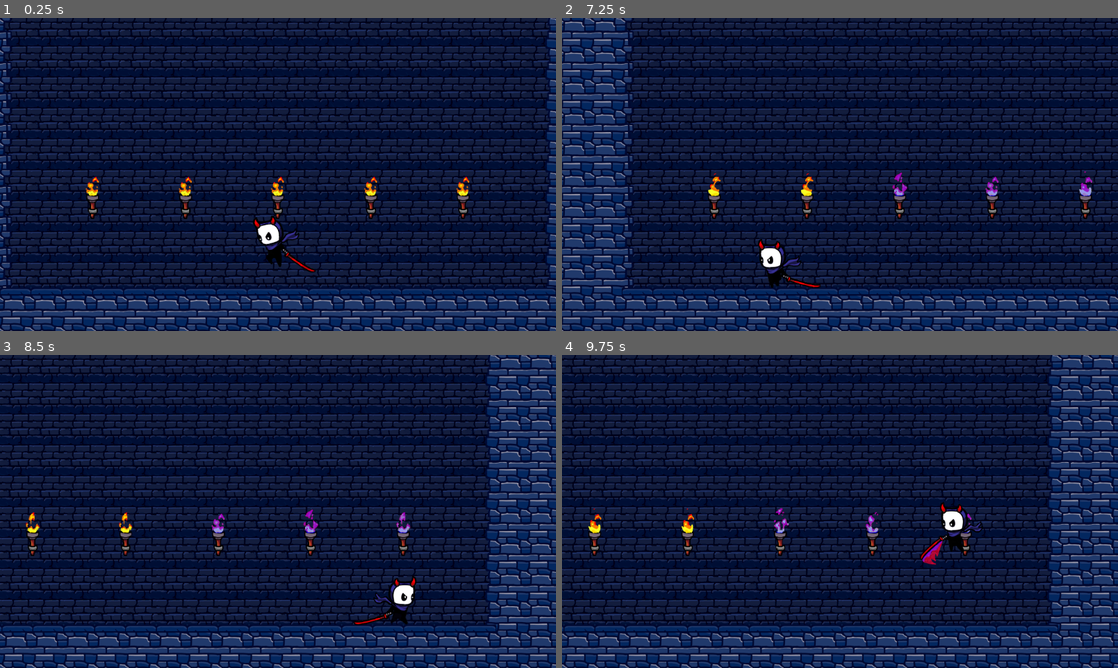
Above: before the commit, frames 1-4 (two rows, left to right).
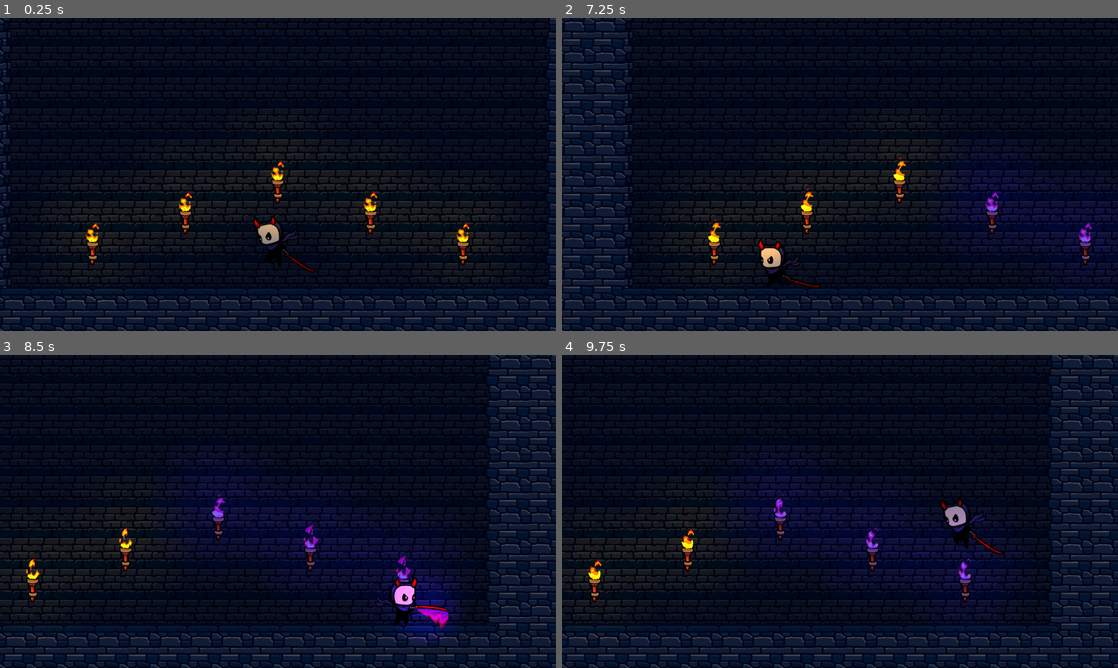
Above: after the commit, the same moments.

Repository: BrunoSilvestre00/pogoni
Game: Godot game, scene res://scenes/game.tscn
Same seed, same stepped clock (60 frames per second), same inputs: the game is played once before the commit and once after it.
Inputs:
- Up to frame 1 (0.25 s): no input
- Up to frame 2 (7.25 s): hold D (move_right) 0.53-2.03 s; tap Left (attack) at 0.6, 1.55, 2.1, 3.05, 3.6, 4.55, 5.1, 6.05, 6.6 s; tap Space (jump) at 0.77, 1.52, 3.02, 3.77, 4.52, 6.02, 6.77 s; tap Up (spattack, bound only after the commit) at 0.8, 1.35, 2.3, 2.85, 3.8, 4.35, 5.3, 5.85, 6.8 s; hold A (move_left) 2.03-2.78 s; hold D (move_right) 2.78-4.28 s; hold A (move_left) 4.28-5.03 s; hold D (move_right) 5.03-5.78 s; hold A (move_left) from 5.78 s (still down)
- Up to frame 3 (8.5 s): release A (move_left) at 7.28 s; hold D (move_right) from 7.28 s (still down); tap Up (spattack, bound only after the commit) at 7.35, 8.3 s; tap Space (jump) at 7.52 s; tap Left (attack) at 7.55, 8.1 s
- Up to frame 4 (9.75 s): tap Up (spattack, bound only after the commit) at 8.85 s; tap Space (jump) at 9.02 s; tap Left (attack) at 9.05, 9.6 s; release D (move_right) at 9.53 s; hold A (move_left) from 9.53 s (still down)

The runs differ from the first frame. In frame 1, 74% of the frame differs, in the area x 0-100%, y 0-100%; in frame 2, 67%; in frame 3, 62%; in frame 4, 63%.

Commit message:
feat: add light

Diff:
--- a/project.godot
+++ b/project.godot
@@ -45,6 +45,12 @@
 , Object(InputEventJoypadButton,"resource_local_to_scene":false,"resource_name":"","device":-1,"button_index":2,"pressure":0.0,"pressed":true,"script":null)
 ]
 }
+spattack={
+"deadzone": 0.2,
+"events": [Object(InputEventKey,"resource_local_to_scene":false,"resource_name":"","device":-1,"window_id":0,"alt_pressed":false,"shift_pressed":false,"ctrl_pressed":false,"meta_pressed":false,"pressed":false,"keycode":0,"physical_keycode":4194320,"key_label":0,"unicode":0,"location":0,"echo":false,"script":null)
+, Object(InputEventJoypadButton,"resource_local_to_scene":false,"resource_name":"","device":-1,"button_index":3,"pressure":0.0,"pressed":false,"script":null)
+]
+}
 
 [physics]
 
--- a/scenes/game.tscn
+++ b/scenes/game.tscn
@@ -61,16 +61,20 @@
 [node name="Torchs" type="Node" parent="."]
 
 [node name="Torch" parent="Torchs" instance=ExtResource("3_lnu2h")]
-position = Vector2(-384, -192)
+position = Vector2(-384, -96)
 
 [node name="Torch2" parent="Torchs" instance=ExtResource("3_lnu2h")]
-position = Vector2(-192, -192)
+position = Vector2(-192, -160)
 
 [node name="Torch3" parent="Torchs" instance=ExtResource("3_lnu2h")]
-position = Vector2(384, -192)
+position = Vector2(384, -96)
 
 [node name="Torch4" parent="Torchs" instance=ExtResource("3_lnu2h")]
-position = Vector2(192, -192)
+position = Vector2(192, -160)
 
 [node name="Torch5" parent="Torchs" instance=ExtResource("3_lnu2h")]
-position = Vector2(0, -192)
+position = Vector2(0, -224)
+
+[node name="DirectionalLight2D" type="DirectionalLight2D" parent="."]
+energy = 0.5
+blend_mode = 1
--- a/scenes/player.tscn
+++ b/scenes/player.tscn
@@ -214,6 +214,15 @@
 
 [sub_resource type="CircleShape2D" id="CircleShape2D_tuyoq"]
 radius = 47.042534
+
+[sub_resource type="Gradient" id="Gradient_tuyoq"]
+offsets = PackedFloat32Array(0, 0.75333333)
+colors = PackedColorArray(1, 1, 1, 1, 0, 0, 0, 1)
+
+[sub_resource type="GradientTexture2D" id="GradientTexture2D_fjrip"]
+gradient = SubResource("Gradient_tuyoq")
+fill = 1
+fill_from = Vector2(0.5, 0.5)
 
 [node name="Player" type="CharacterBody2D"]
 script = ExtResource("1_g2els")
@@ -256,9 +265,25 @@
 shape = SubResource("CircleShape2D_tuyoq")
 disabled = true
 
+[node name="LightLeft" type="PointLight2D" parent="SideAttackHitbox/CollisionHitboxLeft"]
+position = Vector2(1, 0)
+enabled = false
+color = Color(0.5882353, 0.101960786, 0.78431374, 1)
+energy = 1.5
+texture = SubResource("GradientTexture2D_fjrip")
+texture_scale = 2.5
+
 [node name="CollisionHitboxRight" type="CollisionShape2D" parent="SideAttackHitbox"]
 position = Vector2(100, -2)
 shape = SubResource("CircleShape2D_tuyoq")
 disabled = true
 
+[node name="LightRight" type="PointLight2D" parent="SideAttackHitbox/CollisionHitboxRight"]
+position = Vector2(1, 0)
+enabled = false
+color = Color(0.5882353, 0.101960786, 0.78431374, 1)
+energy = 1.5
+texture = SubResource("GradientTexture2D_fjrip")
+texture_scale = 2.5
+
 [connection signal="animation_finished" from="AttackSprites" to="." method="_on_attack_sprites_animation_finished"]
--- a/scenes/torch.tscn
+++ b/scenes/torch.tscn
@@ -1,82 +1,78 @@
-[gd_scene load_steps=22 format=3 uid="uid://bp4roxd5acmg2"]
+[gd_scene load_steps=23 format=3 uid="uid://bp4roxd5acmg2"]
 
-[ext_resource type="Texture2D" uid="uid://bmp7g7qn1uu5n" path="res://assets/sprites/torch.png" id="1_d4v33"]
+[ext_resource type="Texture2D" uid="uid://c2cx0byny1lg0" path="res://assets/sprites/torch.png" id="1_d4v33"]
 [ext_resource type="Script" uid="uid://dvsu8hnhon8g3" path="res://scripts/torch.gd" id="1_o2tjn"]
-[ext_resource type="Texture2D" uid="uid://dcam45wv3anxd" path="res://assets/sprites/blue-torch.png" id="2_my26j"]
 
 [sub_resource type="RectangleShape2D" id="RectangleShape2D_d4v33"]
 size = Vector2(18.73912, 82.481415)
 
-[sub_resource type="AtlasTexture" id="AtlasTexture_wjrvc"]
-atlas = ExtResource("2_my26j")
-region = Rect2(0, 0, 37, 100)
-
 [sub_resource type="AtlasTexture" id="AtlasTexture_2bkw1"]
-atlas = ExtResource("2_my26j")
-region = Rect2(37, 0, 37, 100)
+atlas = ExtResource("1_d4v33")
+region = Rect2(0, 100, 37, 100)
 
 [sub_resource type="AtlasTexture" id="AtlasTexture_etrdt"]
-atlas = ExtResource("2_my26j")
-region = Rect2(74, 0, 37, 100)
+atlas = ExtResource("1_d4v33")
+region = Rect2(37, 100, 37, 100)
 
 [sub_resource type="AtlasTexture" id="AtlasTexture_x1r1x"]
-atlas = ExtResource("2_my26j")
-region = Rect2(111, 0, 37, 100)
+atlas = ExtResource("1_d4v33")
+region = Rect2(74, 100, 37, 100)
 
 [sub_resource type="AtlasTexture" id="AtlasTexture_o1df0"]
-atlas = ExtResource("2_my26j")
-region = Rect2(148, 0, 37, 100)
+atlas = ExtResource("1_d4v33")
+region = Rect2(111, 100, 37, 100)
 
 [sub_resource type="AtlasTexture" id="AtlasTexture_e6wph"]
-atlas = ExtResource("2_my26j")
-region = Rect2(185, 0, 37, 100)
+atlas = ExtResource("1_d4v33")
+region = Rect2(148, 100, 37, 100)
 
 [sub_resource type="AtlasTexture" id="AtlasTexture_if6sk"]
-atlas = ExtResource("2_my26j")
-region = Rect2(222, 0, 37, 100)
+atlas = ExtResource("1_d4v33")
+region = Rect2(185, 100, 37, 100)
 
 [sub_resource type="AtlasTexture" id="AtlasTexture_xugk2"]
-atlas = ExtResource("2_my26j")
-region = Rect2(259, 0, 37, 100)
+atlas = ExtResource("1_d4v33")
+region = Rect2(222, 100, 37, 100)
 
-[sub_resource type="AtlasTexture" id="AtlasTexture_d4v33"]
+[sub_resource type="AtlasTexture" id="AtlasTexture_1cq4k"]
+atlas = ExtResource("1_d4v33")
+region = Rect2(259, 100, 37, 100)
+
+[sub_resource type="AtlasTexture" id="AtlasTexture_my26j"]
 atlas = ExtResource("1_d4v33")
 region = Rect2(0, 0, 37, 100)
 
-[sub_resource type="AtlasTexture" id="AtlasTexture_my26j"]
+[sub_resource type="AtlasTexture" id="AtlasTexture_o2tjn"]
 atlas = ExtResource("1_d4v33")
 region = Rect2(37, 0, 37, 100)
 
-[sub_resource type="AtlasTexture" id="AtlasTexture_o2tjn"]
+[sub_resource type="AtlasTexture" id="AtlasTexture_r3k50"]
 atlas = ExtResource("1_d4v33")
 region = Rect2(74, 0, 37, 100)
 
-[sub_resource type="AtlasTexture" id="AtlasTexture_r3k50"]
+[sub_resource type="AtlasTexture" id="AtlasTexture_ndh0a"]
 atlas = ExtResource("1_d4v33")
 region = Rect2(111, 0, 37, 100)
 
-[sub_resource type="AtlasTexture" id="AtlasTexture_ndh0a"]
+[sub_resource type="AtlasTexture" id="AtlasTexture_ktql7"]
 atlas = ExtResource("1_d4v33")
 region = Rect2(148, 0, 37, 100)
 
-[sub_resource type="AtlasTexture" id="AtlasTexture_ktql7"]
+[sub_resource type="AtlasTexture" id="AtlasTexture_gybtl"]
 atlas = ExtResource("1_d4v33")
 region = Rect2(185, 0, 37, 100)
 
-[sub_resource type="AtlasTexture" id="AtlasTexture_gybtl"]
+[sub_resource type="AtlasTexture" id="AtlasTexture_21l5o"]
 atlas = ExtResource("1_d4v33")
 region = Rect2(222, 0, 37, 100)
 
-[sub_resource type="AtlasTexture" id="AtlasTexture_21l5o"]
+[sub_resource type="AtlasTexture" id="AtlasTexture_wjrvc"]
 atlas = ExtResource("1_d4v33")
 region = Rect2(259, 0, 37, 100)
 
 [sub_resource type="SpriteFrames" id="SpriteFrames_2bkw1"]
 animations = [{
 "frames": [{
-"duration": 1.0,
-"texture": SubResource("AtlasTexture_wjrvc")
-}, {
 "duration": 1.0,
 "texture": SubResource("AtlasTexture_2bkw1")
 }, {
@@ -97,15 +93,15 @@
 }, {
 "duration": 1.0,
 "texture": SubResource("AtlasTexture_xugk2")
+}, {
+"duration": 1.0,
+"texture": SubResource("AtlasTexture_1cq4k")
 }],
 "loop": true,
 "name": &"activated",
 "speed": 10.0
 }, {
 "frames": [{
-"duration": 1.0,
-"texture": SubResource("AtlasTexture_d4v33")
-}, {
 "duration": 1.0,
 "texture": SubResource("AtlasTexture_my26j")
 }, {
@@ -126,11 +122,23 @@
 }, {
 "duration": 1.0,
 "texture": SubResource("AtlasTexture_21l5o")
+}, {
+"duration": 1.0,
+"texture": SubResource("AtlasTexture_wjrvc")
 }],
 "loop": true,
 "name": &"deactivated",
 "speed": 10.0
 }]
+
+[sub_resource type="Gradient" id="Gradient_o2tjn"]
+offsets = PackedFloat32Array(0, 0.7133333)
+colors = PackedColorArray(1, 1, 1, 1, 0, 0, 0, 1)
+
+[sub_resource type="GradientTexture2D" id="GradientTexture2D_r3k50"]
+gradient = SubResource("Gradient_o2tjn")
+fill = 1
+fill_from = Vector2(0.5, 0.5)
 
 [node name="Torch" type="Area2D"]
 collision_layer = 4
@@ -143,8 +151,15 @@
 
 [node name="Sprites" type="AnimatedSprite2D" parent="."]
 sprite_frames = SubResource("SpriteFrames_2bkw1")
-animation = &"activated"
+animation = &"deactivated"
 autoplay = "deactivated"
+
+[node name="Light" type="PointLight2D" parent="."]
+position = Vector2(1, -19)
+color = Color(0.99215686, 0.5058824, 0.003921569, 1)
+energy = 1.25
+texture = SubResource("GradientTexture2D_r3k50")
+texture_scale = 5.0
 
 [connection signal="area_entered" from="." to="." method="_on_area_entered"]
 [connection signal="body_entered" from="." to="." method="_on_body_entered"]
--- a/scripts/player.gd
+++ b/scripts/player.gd
@@ -15,8 +15,13 @@
 @onready var collision_hitbox_left: CollisionShape2D = $SideAttackHitbox/CollisionHitboxLeft
 @onready var collision_hitbox_right: CollisionShape2D = $SideAttackHitbox/CollisionHitboxRight
 
+@onready var light_left: PointLight2D = $SideAttackHitbox/CollisionHitboxLeft/LightLeft
+@onready var light_right: PointLight2D = $SideAttackHitbox/CollisionHitboxRight/LightRight
+
+
 var is_attacking: bool = false
 var facing_right: bool = false
+
 
 func flip() -> void:
 	movement_sprites.flip_h = facing_right
@@ -33,12 +38,17 @@
 	collision_hitbox_left.disabled = collision_hitbox_left.disabled || facing_right
 	collision_hitbox_right.disabled = collision_hitbox_right.disabled || not facing_right
 
+	light_left.enabled = light_left.enabled and not facing_right
+	light_right.enabled = light_right.enabled and facing_right
+
 func _setup_attack(do: bool) -> void:
 	is_attacking = do
 	attack_sprites.visible = do
 	movement_sprites.visible = not do
 	collision_hitbox_left.disabled = not do
 	collision_hitbox_right.disabled = not do
+	light_left.enabled = do
+	light_right.enabled = do
 
 func make_attack() -> void:
 	_setup_attack(true)
@@ -61,6 +71,7 @@
 func _physics_process(delta: float) -> void:
 	var jump_key = Input.is_action_just_pressed("jump")
 	var atack_key = Input.is_action_just_pressed("attack")
+	var spatack_key = Input.is_action_just_pressed("spattack")
 	var direction := Input.get_axis("move_left", "move_right")
 
 	if not is_on_floor():
@@ -75,7 +86,7 @@
 		velocity.x = move_toward(velocity.x, 0, SPEED)
 
 	if not is_attacking:
-		resolve_animation(direction, atack_key)
+		resolve_animation(direction, spatack_key)
 
 	flip()
 	move_and_slide()
--- a/scripts/torch.gd
+++ b/scripts/torch.gd
@@ -1,9 +1,12 @@
 extends Area2D
 
 @onready var sprites: AnimatedSprite2D = $Sprites
+@onready var light: PointLight2D = $Light
 
 func activate_torch() -> void:
 	sprites.play("activated")
+	light.color = Color("#961AC8")
+	light.energy = 0.75
 
 func _on_area_entered(_area: Area2D) -> void:
 	activate_torch()
Binary file removed: assets/sprites/blue-torch.png
Not shown, removed: assets/sprites/blue-torch.png.import
Binary file changed: assets/sprites/torch.png
Not shown, changed: assets/sprites/torch.png.import
Not shown: 1 places in scenes/player.tscn that only renumber resources
